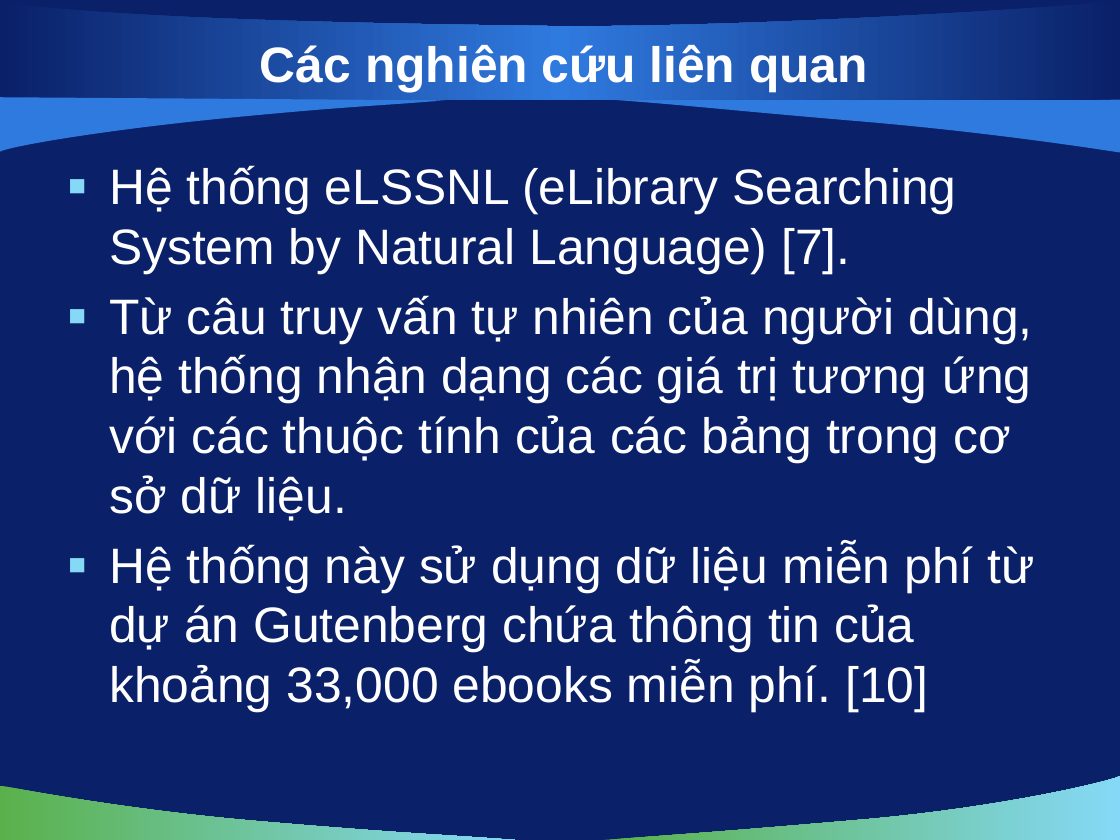
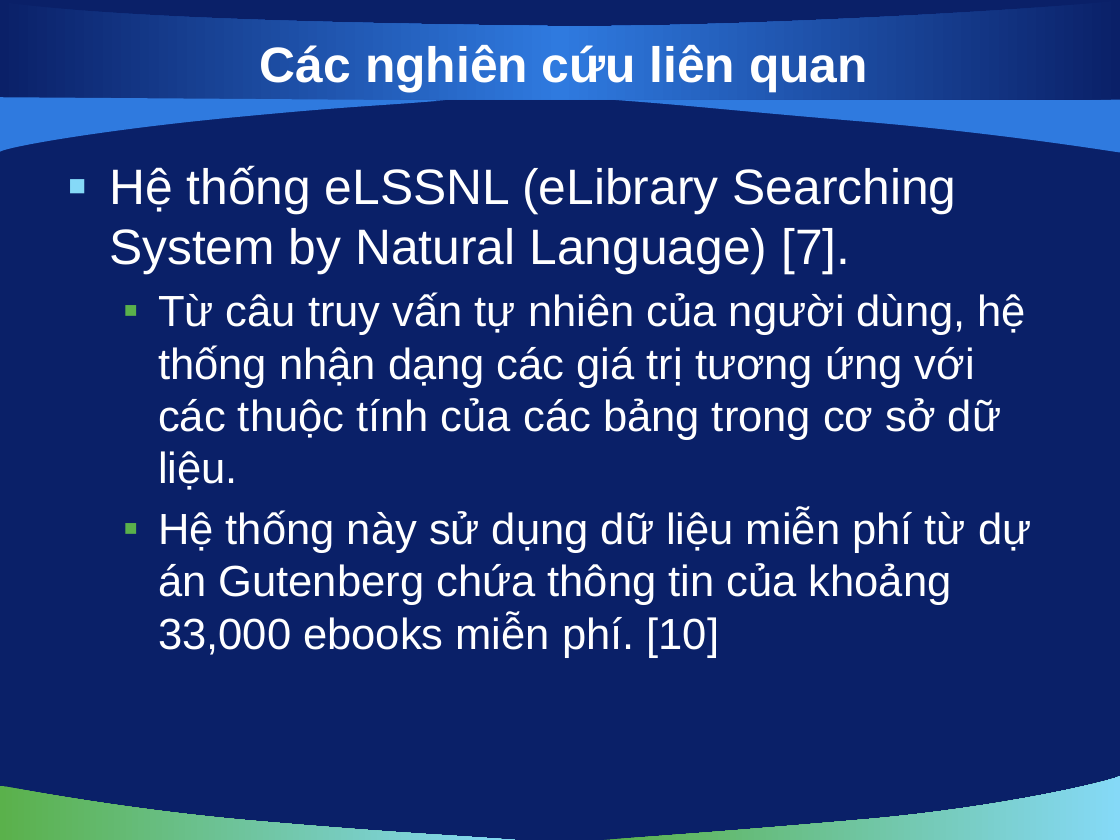
Before and after one commit to vuaviet/filnalproject, a slide deck: slide 6 of De Cuong/bao cao 22-10-2010.pptx. Drawn at 1120x840 pixels with LibreOffice and Linux fonts; fonts in the diff are those of the drawing; background and template pictures are left out. Boxes give left, top, right and bottom in pixels: in the first picture for what was removed or moved away, otherwise in the second. Text is boxed around its words. In the diff, an @@ line names an element or a change of style, - is before the commit and + after.

```diff
--- a/De Cuong/bao cao 22-10-2010.pptx
+++ b/De Cuong/bao cao 22-10-2010.pptx
@@ text at (x1=158, y1=292, x2=1031, y2=658): size 32 to 28 pt in "Từ câu truy vấn tự nhiên của ...", "Hệ thống này sử dụng dữ liệu ..."; list level 1 to 2 in "Từ câu truy vấn tự ..."; bullet colour #85D9F7 to #5AB14B; list level 1 to 2 in "Hệ thống này sử dụng ..." @@
```
Also in this commit, not shown: 4 other slides changed, 3 slides removed, 3 other files.
